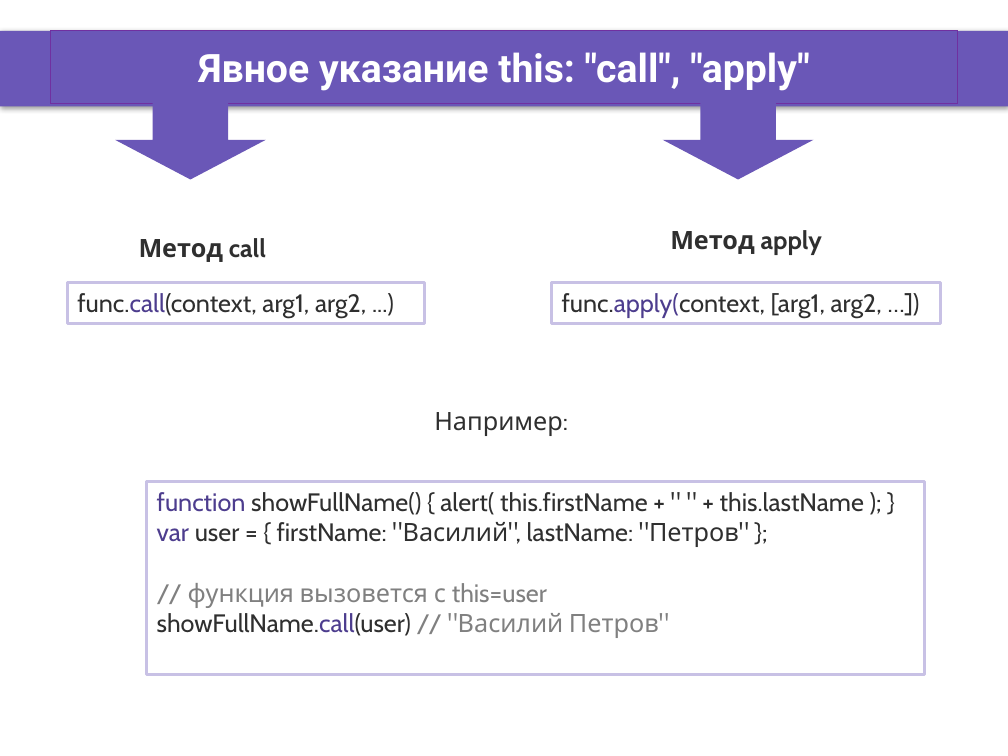
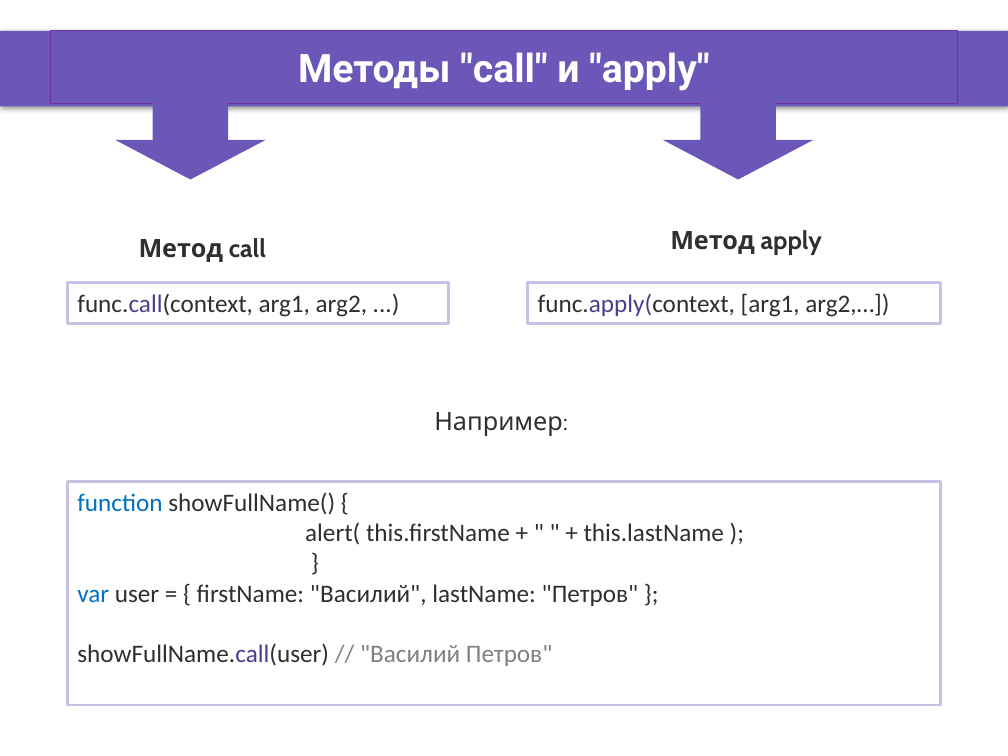
Before and after one commit to DinamickaDevelopment/ignite, a slide deck: slide 2 of JS/004_lesson/Presentation/Context_this.pptx. Drawn at 1008x756 pixels with LibreOffice and Linux fonts; fonts in the diff are those of the drawing; background and template pictures are left out. Boxes give left, top, right and bottom in pixels: in the first picture for what was removed or moved away, otherwise in the second. Text is boxed around its words. In the diff, an @@ line names an element or a change of style, - is before the commit and + after.

```diff
--- a/JS/004_lesson/Presentation/Context_this.pptx
+++ b/JS/004_lesson/Presentation/Context_this.pptx
@@ title at [298, 52, 709, 91]: text changed @@
-Явное указание this: "call", "apply"
+Методы "call" и "apply"
@@ rectangle "func.call(context, arg1, arg2, ...)": place and size @@
-rectangle "func.call(context, arg1, arg2, ...)" at [68, 283, 424, 324]
+rectangle "func.call(context, arg1, arg2, ...)" at [68, 283, 449, 324]
@@ rectangle "func.call(context, arg1, arg2, ...)" at [68, 283, 449, 324]: font Cabin to Calibri @@
@@ rectangle "func.apply(context, [arg1, arg2,…])": place and size @@
-rectangle "func.apply(context, [arg1, arg2,…])" at [551, 283, 940, 324]
+rectangle "func.apply(context, [arg1, arg2,…])" at [528, 283, 940, 324]
@@ text in rectangle at [538, 293, 889, 317]: text changed; font Cabin to Calibri @@
-func.apply(context, [arg1, arg2, …])
+func.apply(context, [arg1, arg2,…])
@@ rectangle "function showFullName() {": place and size @@
-rectangle "function showFullName() {" at [147, 481, 925, 674]
+rectangle "function showFullName() {" at [68, 481, 940, 705]
@@ text in rectangle at [77, 493, 724, 545]: text changed; font Cabin to Calibri @@
-function showFullName() { alert( this.firstName + " " + this.lastName ); }
+function showFullName() {
+alert( this.firstName + " " + this.lastName );
+}
@@ text in rectangle at [77, 584, 639, 666]: font Cabin to Calibri in "var user = { firstName: "Василий", lastName: ...", "showFullName.call(user) // "Василий Петров""; text colour #4D3D8E to #0070C0 in "var" @@
@@ text in rectangle at [188, 583, 547, 608]: paragraph removed @@
-// функция вызовется с this=user
```
Also in this commit, not shown: 3 other slides changed, 7 other files.
